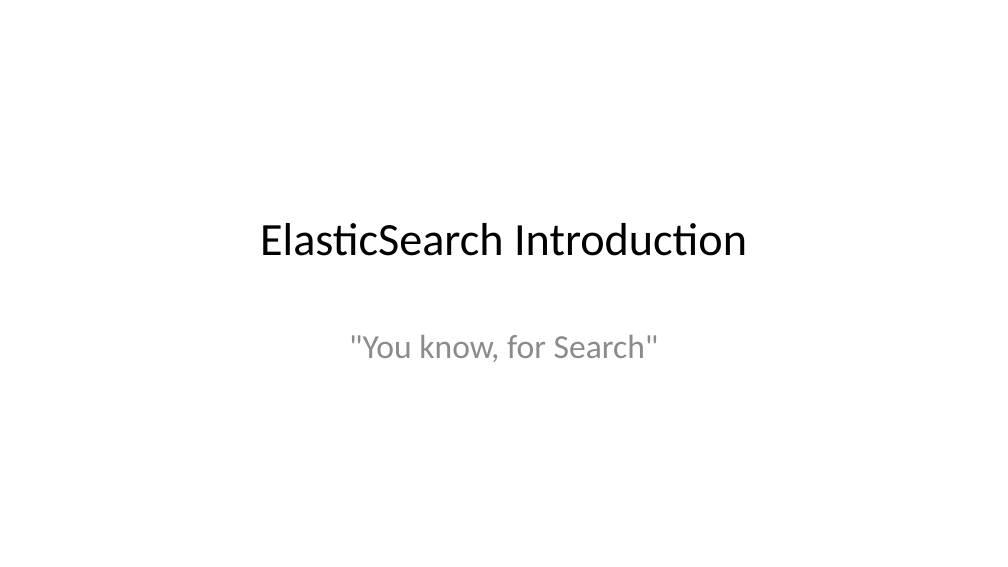
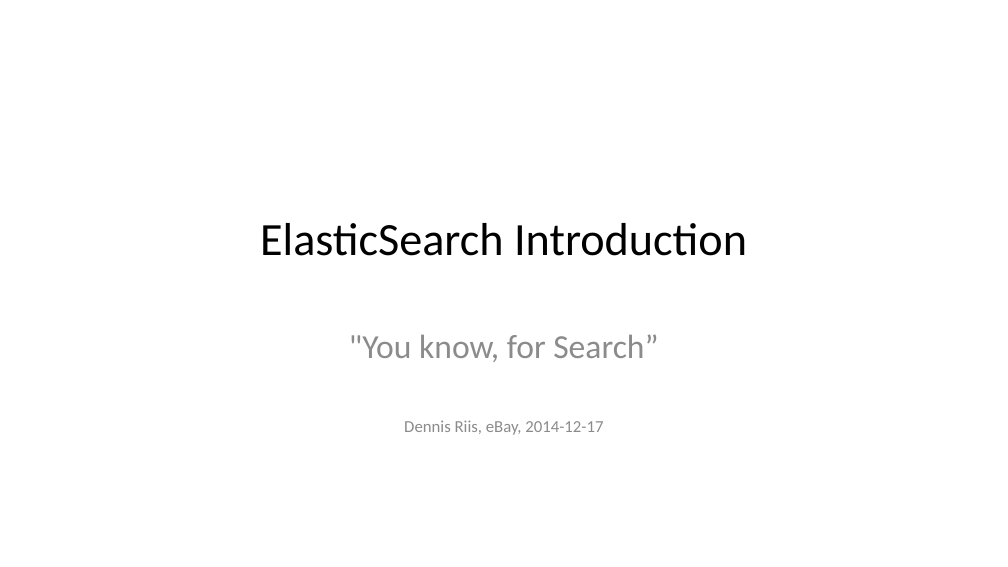
Before and after one commit to driis/ElasticTalk, a slide deck: slide 1 of ElasticSearch Presentation.pptx. Drawn at 1008x567 pixels with LibreOffice and Linux fonts; fonts in the diff are those of the drawing. Boxes give left, top, right and bottom in pixels: in the first picture for what was removed or moved away, otherwise in the second. Text is boxed around its words. In the diff, an @@ line names an element or a change of style, - is before the commit and + after.

```diff
--- a/ElasticSearch Presentation.pptx
+++ b/ElasticSearch Presentation.pptx
@@ subtitle at bbox=[349, 334, 658, 435]: text changed; size 32 to 16 pt @@
-"You know, for Search"
+"You know, for Search”
+Dennis Riis, eBay, 2014-12-17
```
Also in this commit, not shown: 5 other slides changed, 32 slides added, 1 slide removed.
